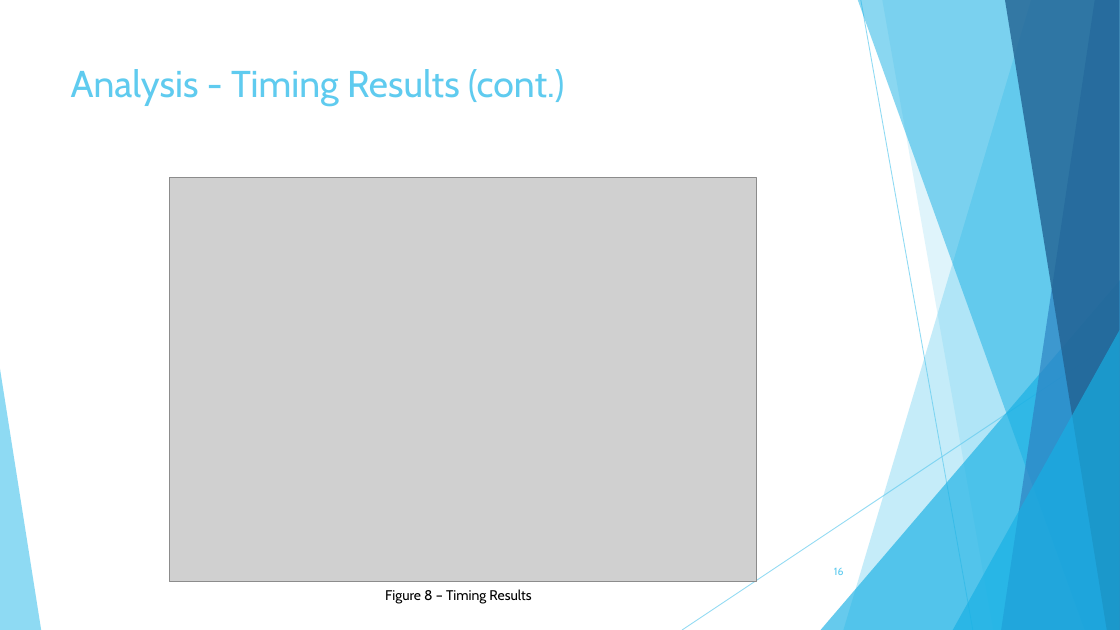
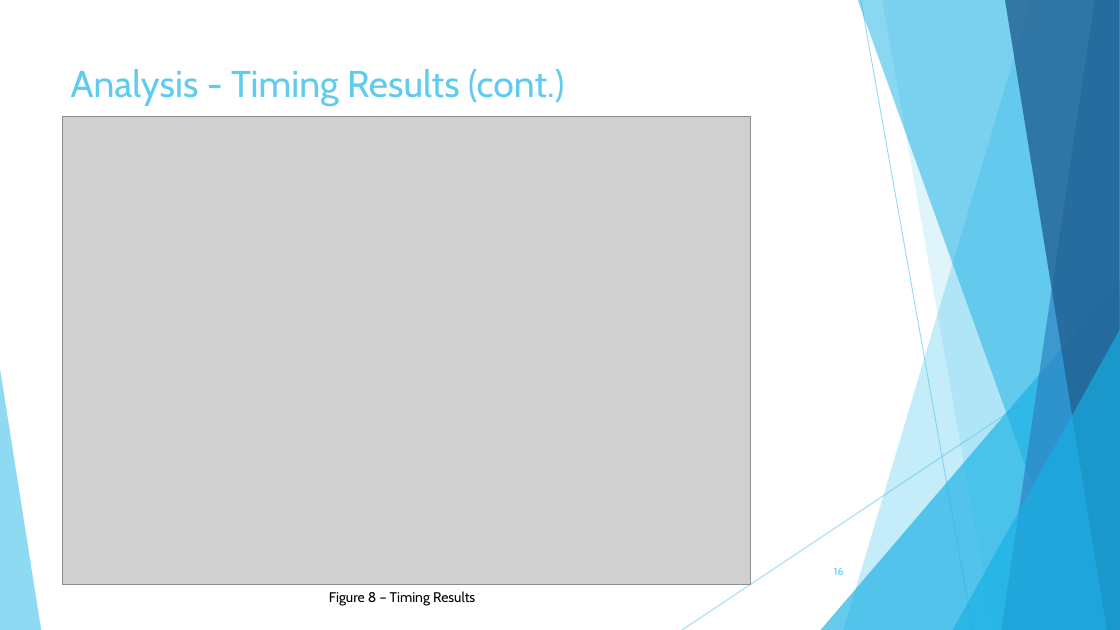
Before and after one commit to miles885/GPU_Course_Project, a slide deck: slide 16 of Course_Project_Edge_Detection_Gapcynski.pptx. Drawn at 1120x630 pixels with LibreOffice and Linux fonts; fonts in the diff are those of the drawing; grey boxes stand for pictures. Boxes give left, top, right and bottom in pixels: in the first picture for what was removed or moved away, otherwise in the second. Text is boxed around its words. In the diff, an @@ line names an element or a change of style, - is before the commit and + after.

Commit message:
Updated report and presentation with results from Vocareum.

```diff
--- a/Course_Project_Edge_Detection_Gapcynski.pptx
+++ b/Course_Project_Edge_Detection_Gapcynski.pptx
@@ picture: place and size @@
-picture at [170,177,756,582]
+picture at [62,117,751,585]
@@ text "Figure 8 – Timing Results": place and size @@
-text "Figure 8 – Timing Results" at [385,589,531,604]
+text "Figure 8 – Timing Results" at [329,591,475,606]
```
Also in this commit, not shown: 2 other slides changed, 1 other file.
